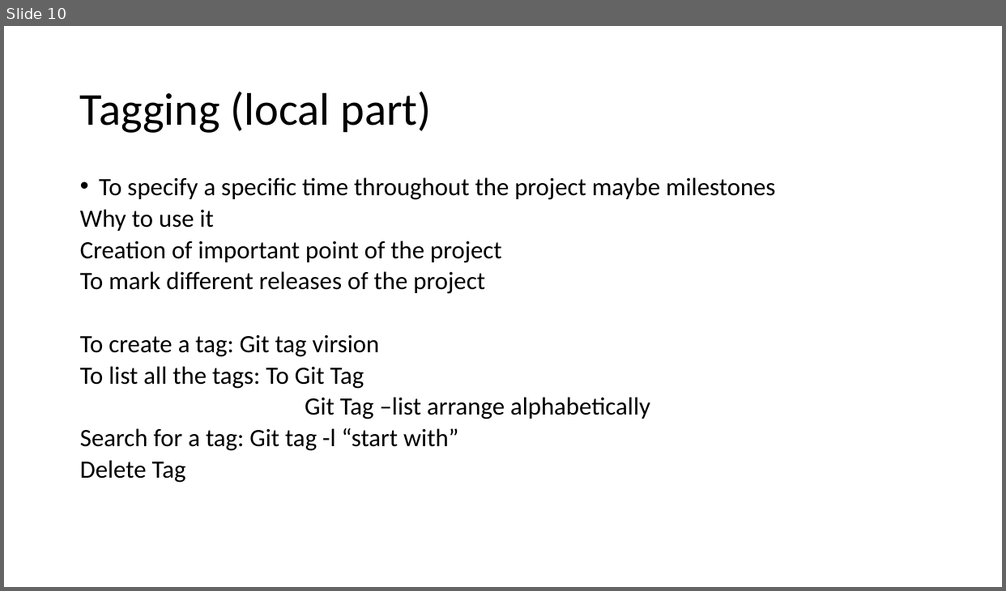
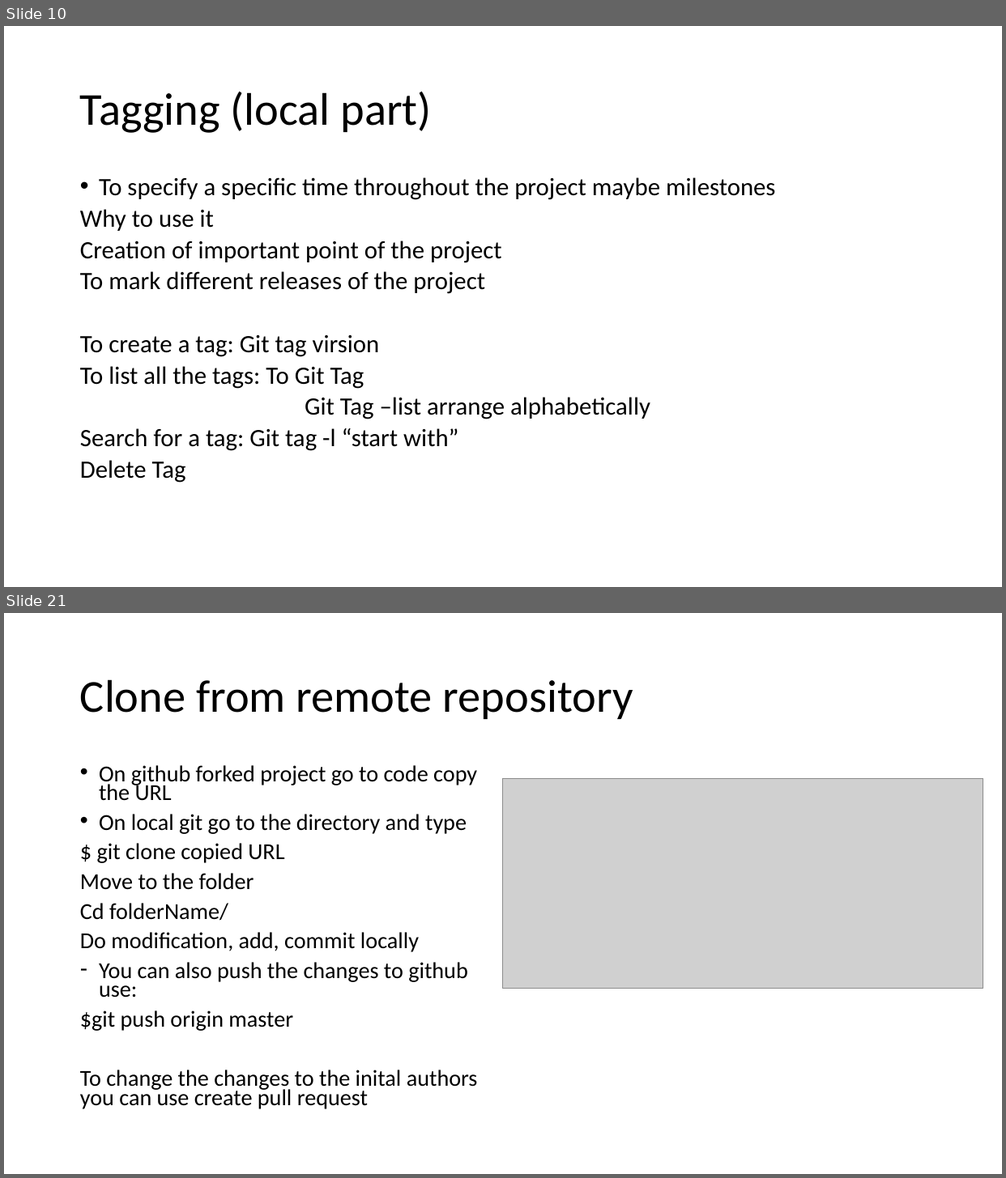
Before and after one commit to Kawthersaeedi/GitProgictTo-learn-, a slide deck: Git and Github ppt.odp. Shown one above the other, each under a label of ours: slide 10 before the commit, slides 10 and 21 after it; the slides between them are not shown. The pictures are 1006x591 and 1006x1178 pixels, drawn with LibreOffice and Linux fonts; fonts in the diff are those of the drawing; grey boxes stand for pictures. Boxes give left, top, right and bottom in pixels: in the first picture for what was removed or moved away, otherwise in the second. Text is boxed around its words. In the diff, an @@ line names an element or a change of style, - is before the commit and + after.

```diff
--- a/Git and Github ppt.odp
+++ b/Git and Github ppt.odp
@@ slide 21 added at box(4, 613, 1002, 1174), background #FFFFFF @@
@@ title added at box(80, 679, 633, 719), 44 pt, text #000000 @@
+Clone from remote repository
@@ text added at box(80, 765, 478, 1110), 22 pt, text #000000 @@
+• On github forked project go to code copy the URL
+• On local git go to the directory and type
+$ git clone copied URL
+Move to the folder
+Cd folderName/
+Do modification, add, commit locally
+– You can also push the changes to github use:
+$git push origin master
+To change the changes to the inital authors you can use create pull request
@@ picture added at box(503, 778, 983, 989) @@
```
Also in this commit, not shown: 1 slide changed, 9 other slides added, 7 other files.
